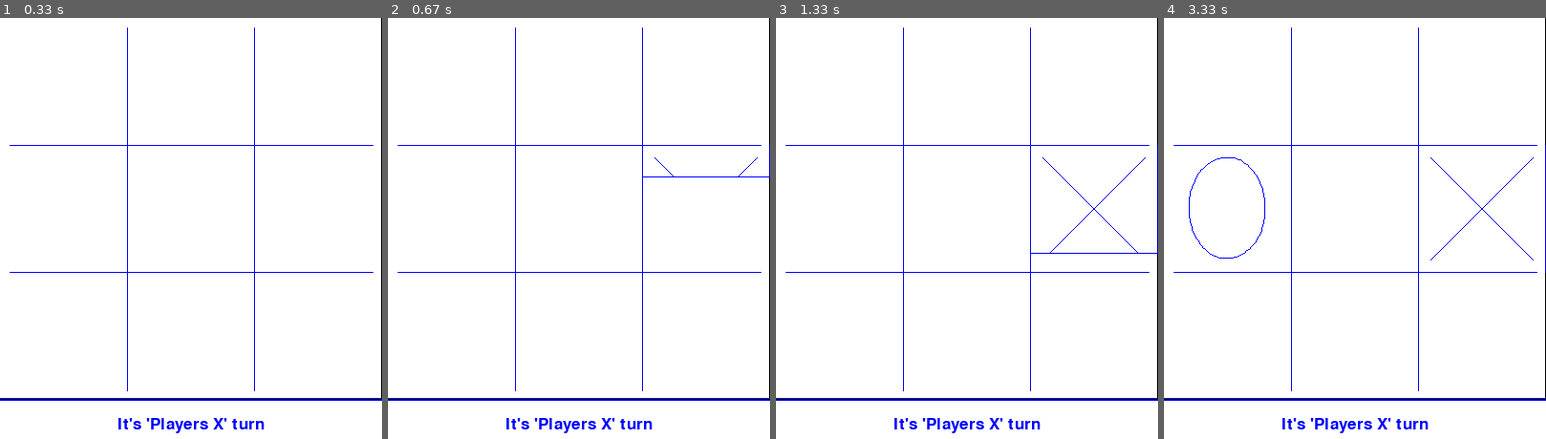
Above: before the commit, frames 1-4 (left to right).
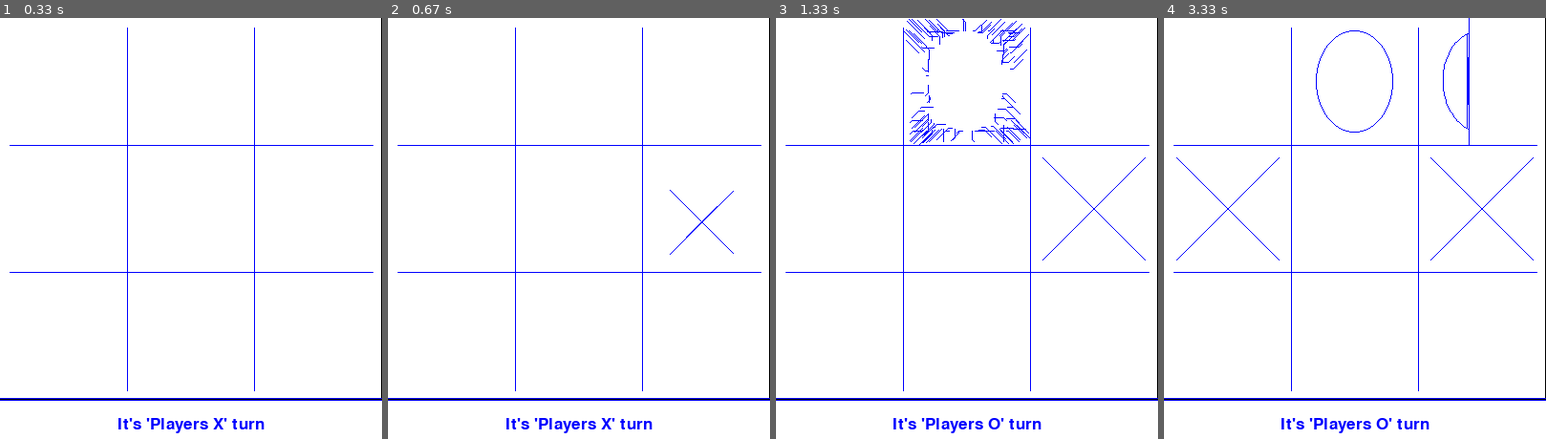
Above: after the commit, the same moments.

Repository: RomanRetsen/Animated-Tic-Tac-Toe-in-Pygame
Game: pygame game, started from my_game.py
The game is run twice, just before and just after one commit, with the same random seed, the same clock (stepped at 60 frames per second) and the same inputs.
Inputs (mouse positions are in pixels of both pictures, inside the frame that each line leads up to):
- Up to frame 1 (0.33 s): no input
- Up to frame 2 (0.67 s): click (701, 220) at 0.38 s
- Up to frame 3 (1.33 s): click (1020, 81) at 1.22 s
- Up to frame 4 (3.33 s): click (1217, 220) at 2.05 s; click (1481, 81) at 2.88 s

Frame 1 is identical in both runs. In frame 2, 0.2% of the frame differs, in the area x 66-100%, y 30-57%; in frame 3, 1.5%, in the area x 30-100%, y 0-99%; in frame 4, 1.2%.

Commit message:
Added 6th function for drawing 'X' that overlap with other cells

Diff:
--- a/ClickArea.py
+++ b/ClickArea.py
@@ -12,8 +12,9 @@
         self.screen_rect = screen.get_rect()
         self.width = g_set.click_area_width
         self.height = g_set.click_area_height
-        self.centerx = position[0] + int(g_set.click_area_width / 2)
-        self.centery = position[1] + int(g_set.click_area_height /  2)
+        #center of the cell and defaulf mouse click are the same
+        self.centerx = self.mouseClickLocationx = position[0] + int(g_set.click_area_width / 2)
+        self.centery = self.mouseClickLocationy = position[1] + int(g_set.click_area_height /  2)
 
         # sign "x" is not drawn from the edges of area(square). Space offset is set here
         self.signOffSetx = int(self.width * 0.1)
@@ -29,7 +30,7 @@
 
         #list of functions of drawing sign "X"  to random pick from.
         self.xFunc = [self.drawing_click_area_x, self.drawing_click_area_x2, self.drawing_click_area_x3,
-                      self.drawing_click_area_x4, self.drawing_click_area_x5]
+                      self.drawing_click_area_x4, self.drawing_click_area_x5, self.drawing_click_area_x6]
 
         self.clickAreaReset()
 
@@ -46,14 +47,15 @@
         self.y1_1 = self.y + self.signOffSety
         self.x1_2 = self.x + self.width - self.signOffSetx
         self.y1_2 = self.y + self.height - self.signOffSety
+        length_of_line = int(math.sqrt((self.x1_1 - self.x1_2)**2 + (self.y1_1 - self.y1_2)**2))
         # line 2. 2 points - top right and bottom left
         self.currentx2 = self.x2_1 = self.x + self.width - self.signOffSetx
         self.y2_1 = self.y + self.signOffSety
         self.x2_2 = self.x + self.signOffSetx
         self.y2_2 = self.y + self.height - self.signOffSety
         # cross point
-        self.x_half = self.x + int(self.width /2 )
-        self.y_half = self.y + int(self.height /2 )
+        self.x_half = self.mouseClickLocationx = self.x + int(self.width /2 )
+        self.y_half = self.mouseClickLocationy = self.y + int(self.height /2 )
         self.growingx = 0
         self.growingy = 0
         # slope and b info needed for line formula
@@ -61,6 +63,9 @@
         self.b1 = self.y1_2 - self.slope1 * self.x1_2
         self.slope2 =  (self.y2_2 - self.y2_1) / (self.x2_2 - self.x2_1)
         self.b2 = self.y2_2 - self.slope2 * self.x2_2
+        # Two stages for drawing X
+        self.stage1_x_done = False
+        self.stage2_x_done = False
 
     #For drawing "O" different approach was chosen. All coord. of ellipse put in list
     def calculateEllipseCoord(self):
@@ -108,31 +113,31 @@
     ################################################################
     #states b-blank; d-drawing animation; x - it's X; o - it's O
     def draw_click_area(self):
-        if self.state == 'b':
+        if (self.state == 'b' and not self.g_stats.drawing_click_area) \
+                or ( self.state == 'b' and self.g_stats.drawing_stage2_x):
             self.draw_click_area_blank()
         elif self.state == 'd':
             if self.g_stats.gamer_turn == 'x':
                 self.chosenXFunc()
             elif self.g_stats.gamer_turn == 'o':
-                print(self.chosenOFunc.__name__)
                 self.chosenOFunc()
         elif self.state == 'x':
-            pass
             #old code. none animation drawing of x
-            #self.draw_click_area_x()
+            self.draw_click_area_x()
         elif self.state == 'o':
-            pass
             #old code. none animation drawing of o
-            #self.draw_click_area_o()
+            self.draw_click_area_o()
 
     def draw_click_area_blank(self):
         self.screen.fill(self.backgroundcolor, self.rect)
 
     def draw_click_area_x(self):
+        self.draw_click_area_blank()
         pygame.draw.line(self.screen, self.linecolor, (self.x1_1, self.y1_1), (self.x1_2, self.y1_2))
         pygame.draw.line(self.screen, self.linecolor, (self.x2_1, self.y2_1), (self.x2_2, self.y2_2))
 
     def draw_click_area_o(self):
+        self.draw_click_area_blank()
         self.screen.fill(self.backgroundcolor, self.rect)
         pygame.draw.ellipse(self.screen, self.linecolor,
                             (self.x + (self.signOffSetx * 2), self.y + self.signOffSety,
@@ -145,8 +150,8 @@
         return int((y - b) / slope)
 
     def randomChooseOFunc(self):
-        # self.chosenOFunc = self.oFunc[random.randint(0, len(self.oFunc) - 1)]
-        self.chosenOFunc = self.oFunc[5]
+        self.chosenOFunc = self.oFunc[random.randint(0, len(self.oFunc) - 1)]
+        # self.chosenOFunc = self.oFunc[5]
         if self.chosenOFunc.__name__ == 'drawing_click_area_o':
             pass
         elif self.chosenOFunc.__name__ == 'drawing_click_area_o2':
@@ -156,7 +161,20 @@
 
     def randomChooseXFunc(self):
         self.chosenXFunc = self.xFunc[random.randint(0, len(self.xFunc) - 1)]
-        # self.chosenXFunc = self.xFunc[4]
+        # self.chosenXFunc = self.xFunc[5]
+
+    def generateAdjustedXCoor(self):
+        self.correctionx = self.mouseClickLocationx - self.centerx
+        self.correctiony = self.mouseClickLocationy - self.centery
+        self.x1_1_adj = self.x1_1 + self.correctionx
+        self.x1_2_adj = self.x1_2 + self.correctionx
+        self.y1_2_adj = self.y1_2 + self.correctiony
+        self.x2_1_adj = self.x2_1 + self.correctionx
+        self.x2_2_adj = self.x2_2 + self.correctionx
+        self.y2_2_adj = self.y2_2 + self.correctiony
+
+        self.b1_adj = self.y1_2_adj - self.slope1 * self.x1_2_adj
+        self.b2_adj = self.y2_2_adj - self.slope2 * self.x2_2_adj
 
     #Function for drawing X
     def drawing_click_area_x(self):
@@ -211,7 +229,6 @@
             self.g_stats.drawing_click_area = False
 
     def drawing_click_area_x4(self):
-        print(self.growingx)
         self.draw_click_area_blank()
         if self.x + self.growingx <= self.x + self.width:
             pygame.draw.line(self.screen, self.linecolor, (self.x + self.growingx, self.y),
@@ -265,6 +282,57 @@
             self.state = 'x'
             self.g_stats.drawing_click_area = False
 
+    def drawing_click_area_x6(self):
+        if not self.stage1_x_done:
+            if self.x1_1_adj <= self.mouseClickLocationx - self.growingx:
+                self.drawing_adjusted_x()
+                self.growingx += 1
+            else:
+                self.stage1_x_done = True
+                self.g_stats.drawing_stage2_x = True
+        elif self.stage1_x_done and not self.stage2_x_done:
+            if self.mouseClickLocationx != self.centerx or self.mouseClickLocationy != self.centery:
+                self.draw_click_area_blank()
+                self.approachXToCenter()
+                self.generateAdjustedXCoor()
+                self.drawing_adjusted_x()
+            else:
+                self.stage2_x_done = True
+                self.g_stats.drawing_stage2_x = False
+        elif self.stage1_x_done and self.stage2_x_done:
+            self.state = 'x'
+            self.g_stats.drawing_click_area = False
+
+    def drawing_adjusted_x(self):
+        pygame.draw.line(self.screen, self.linecolor, (self.mouseClickLocationx, self.mouseClickLocationy),
+                         (self.mouseClickLocationx - self.growingx,
+                          self.calculatey(self.mouseClickLocationx - self.growingx, self.slope1, self.b1_adj)))
+        pygame.draw.line(self.screen, self.linecolor, (self.mouseClickLocationx, self.mouseClickLocationy),
+                         (self.mouseClickLocationx - self.growingx,
+                          self.calculatey(self.mouseClickLocationx - self.growingx, self.slope2, self.b2_adj)))
+        pygame.draw.line(self.screen, self.linecolor, (self.mouseClickLocationx, self.mouseClickLocationy),
+                         (self.mouseClickLocationx + self.growingx,
+                          self.calculatey(self.mouseClickLocationx + self.growingx, self.slope1, self.b1_adj)))
+        pygame.draw.line(self.screen, self.linecolor, (self.mouseClickLocationx, self.mouseClickLocationy),
+                         (self.mouseClickLocationx + self.growingx,
+                          self.calculatey(self.mouseClickLocationx + self.growingx, self.slope2, self.b2_adj)))
+
+    def approachXToCenter(self):
+        #increment x param if needed
+        if self.mouseClickLocationx > self.centerx:
+            self.mouseClickLocationx -= 1
+        elif self.mouseClickLocationx < self.centerx:
+            self.mouseClickLocationx += 1
+        else:
+            pass
+        #increment y param if needed
+        if self.mouseClickLocationy > self.centery:
+            self.mouseClickLocationy -= 1
+        elif self.mouseClickLocationy < self.centery:
+            self.mouseClickLocationy += 1
+        else:
+            pass
+
     # Function for drawing O
     def drawing_click_area_o(self):
         if self.ellipseAnimationSlice < len(self.ellipseDots) - 1:
--- a/Stats.py
+++ b/Stats.py
@@ -3,6 +3,8 @@
         self.g_set = g_set
         self.waiting_game_input = True
         self.drawing_click_area = False
+        self.drawing_stage1_x = False
+        self.drawing_stage2_x = False
         self.game_over = False
         self.gamer_turn = 'x'
         self.winningLine = None
--- a/my_game.py
+++ b/my_game.py
@@ -45,6 +45,9 @@
         for area in areasList:
             if area.rect.collidepoint(mouseLocation):
                 if area.state == 'b':
+                    area.mouseClickLocationx = mouseLocation[0]
+                    area.mouseClickLocationy = mouseLocation[1]
+                    area.generateAdjustedXCoor()
                     area.state = 'd'
                     g_stats.drawing_click_area = True
                     g_stats.waiting_game_input = False
